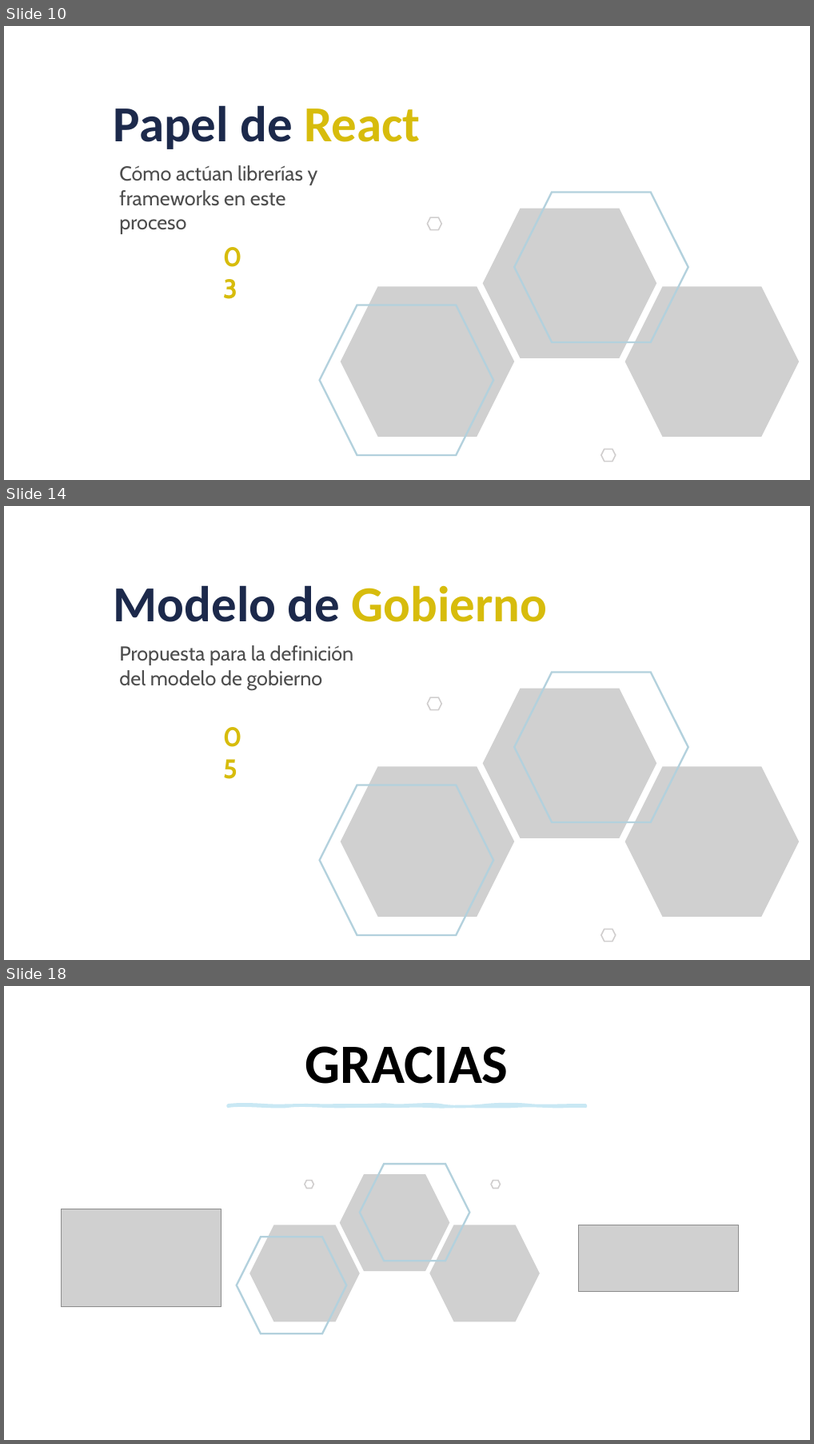
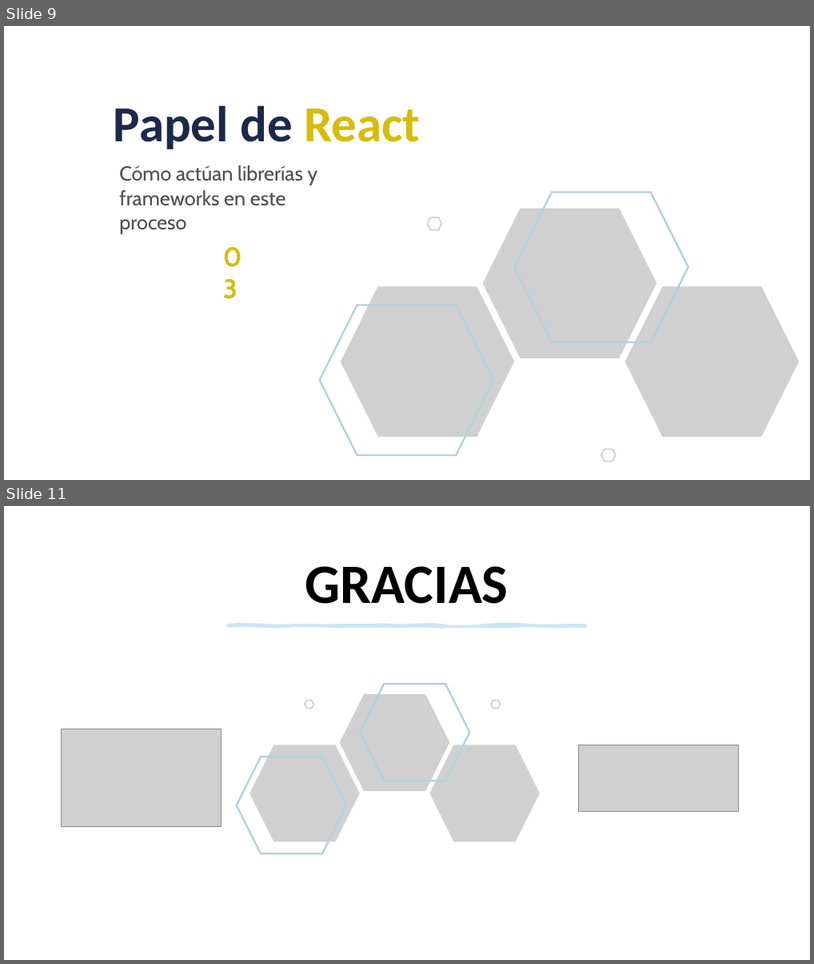
Before and after one commit to dqnid/uxcale-usal-front-presentation, a slide deck: AXPE_FRONT_TallerUSAL_.pptx. Shown one above the other, each under a label of ours: slides 10, 14 and 18 before the commit, slides 9 and 11 after it; the slides between them are not shown. The pictures are 814x1444 and 814x964 pixels, drawn with LibreOffice and Linux fonts; fonts in the diff are those of the drawing; grey boxes stand for pictures. Boxes give left, top, right and bottom in pixels: in the first picture for what was removed or moved away, otherwise in the second. Text is boxed around its words. In the diff, an @@ line names an element or a change of style, - is before the commit and + after.

```diff
--- a/AXPE_FRONT_TallerUSAL_.pptx
+++ b/AXPE_FRONT_TallerUSAL_.pptx
@@ slide 14 removed at [4,506,810,960], background #FFFFFF @@
@@ text removed at [114,585,548,622] @@
-Modelo de Gobierno
@@ text removed at [119,645,354,690] @@
-Propuesta para la definición del modelo de gobierno
@@ text removed at [218,716,260,756] @@
-05
@@ group removed at [320,672,799,941]: 4 hexagons, 3 pictures @@
@@ what was slide 10 is now slide 9 @@
@@ what was slide 18 is now slide 11 @@
```
Also in this commit, not shown: 2 slides changed, 1 slide added, 7 other slides removed, 1 other file.
